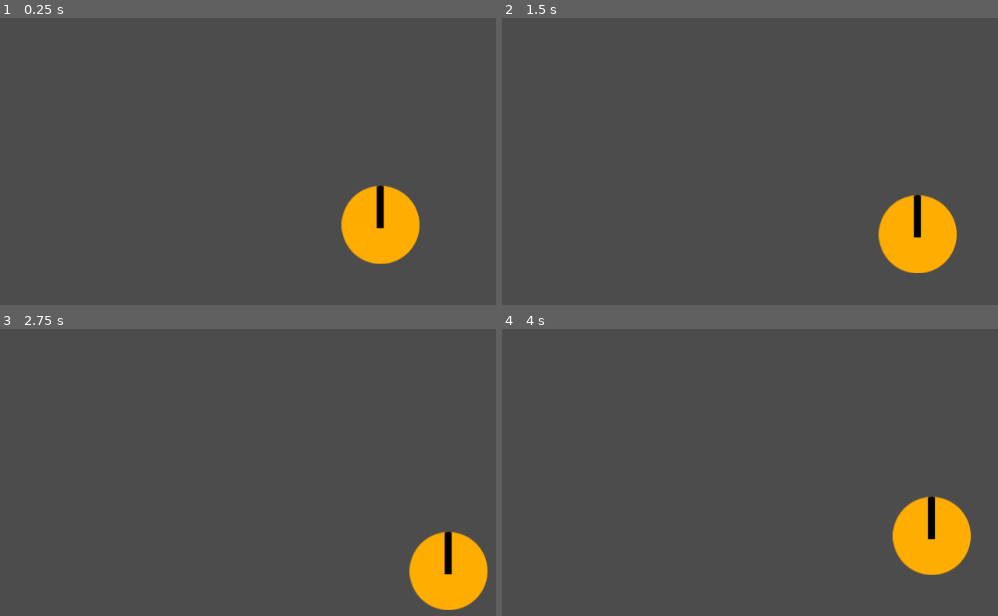
Above: before the commit, frames 1-4 (two rows, left to right).
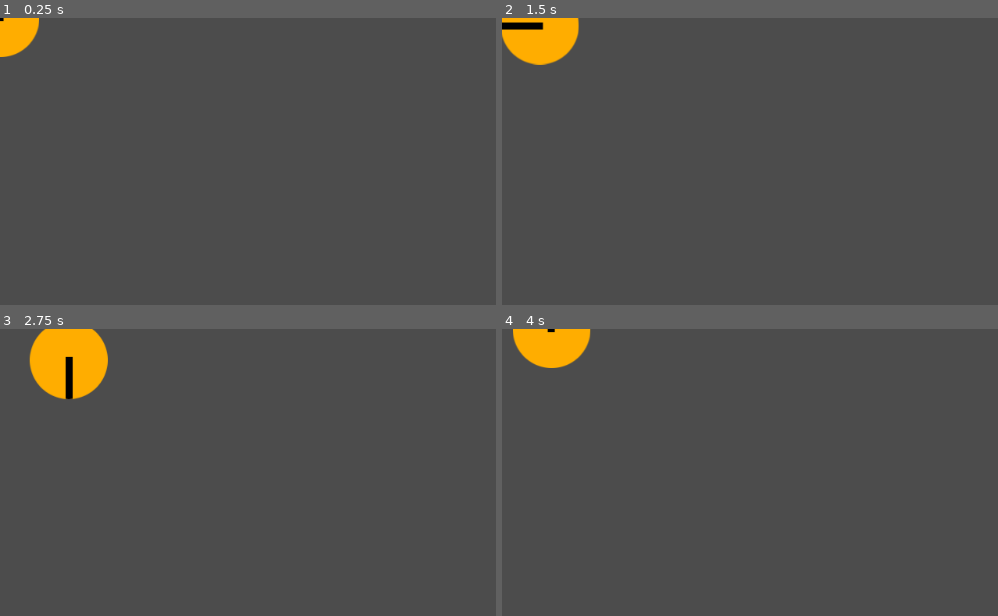
Above: after the commit, the same moments.

Repository: Charidan/Kleptochron
Game: Godot game, scene res://scenes/Character.tscn
The game is run twice, just before and just after one commit, with the same random seed, the same clock (stepped at 60 frames per second) and the same inputs.
Inputs:
- Up to frame 1 (0.25 s): no input
- Up to frame 2 (1.5 s): tap Enter at 0.5 s; hold Right (ui_right) 0.53-1.28 s; hold Down (ui_down) from 1.28 s (still down)
- Up to frame 3 (2.75 s): release Down (ui_down) at 2.03 s; hold Right (ui_right) from 2.03 s (still down)
- Up to frame 4 (4 s): release Right (ui_right) at 2.78 s; hold Up (ui_up) 2.78-3.53 s; hold Left (ui_left) from 3.53 s (still down)

The runs differ from the first frame. In frame 1, 4.3% of the frame differs, in the area x 0-85%, y 0-86%; in frame 2, 5.6%; in frame 3, 6.7%, in the area x 5-99%, y 0-98%; in frame 4, 5.2%.

Commit message:
Updated movement code. Imposed naming prefix on sprites.

Diff:
--- a/scenes/Character.tscn
+++ b/scenes/Character.tscn
@@ -1,7 +1,7 @@
 [gd_scene load_steps=4 format=2]
 
 [ext_resource path="res://scripts/Character.gd" type="Script" id=1]
-[ext_resource path="res://assets/character.png" type="Texture" id=2]
+[ext_resource path="res://assets/sprite_character.png" type="Texture" id=2]
 
 [sub_resource type="CircleShape2D" id=1]
 
@@ -10,6 +10,7 @@
 
 [node name="Character" type="Area2D" index="0"]
 
+position = Vector2( 0.788895, -2.52447 )
 input_pickable = true
 gravity_vec = Vector2( 0, 1 )
 gravity = 98.0
@@ -18,16 +19,16 @@
 audio_bus_override = false
 audio_bus_name = "Master"
 script = ExtResource( 1 )
-speed = 1
+_sections_unfolded = [ "Transform" ]
 
 [node name="CollisionShape2D" type="CollisionShape2D" parent="." index="0"]
 
-position = Vector2( 486.817, 265.427 )
+position = Vector2( -0.594818, 2.69116 )
 scale = Vector2( 0.997134, 1 )
 shape = SubResource( 1 )
 
-[node name="character" type="Sprite" parent="." index="1"]
+[node name="sprite_character" type="Sprite" parent="." index="1"]
 
-position = Vector2( 487.168, 265.362 )
+position = Vector2( -0.243807, 2.62616 )
 scale = Vector2( 0.997134, 1 )
 texture = ExtResource( 2 )
--- a/scripts/Character.gd
+++ b/scripts/Character.gd
@@ -1,16 +1,17 @@
 extends Area2D
 signal hit
 
-export (int) var speed = 1
-var screensize
+#export (int)
+var speed = 1
 
-func _ready():
-	screensize = get_viewport_rect().size
+var rotation_dir = 0
+
+#func _ready():
 
 func _physics_process(delta):
+	var velocity = Vector2()
 	#Change the below to not use ui input at some point
 	#TODO: Change this later
-	var velocity = Vector2()
 	if Input.is_action_pressed("ui_right"):
 		velocity.x += 1
 	if Input.is_action_pressed("ui_left"):
@@ -21,6 +22,7 @@
 		velocity.y -= 1
 	if velocity.length() > 0:
 		velocity = velocity.normalized() * speed
+		look_at(position - velocity)
 	position += velocity
 
 func _on_Character_body_entered(body):
Renamed: assets/character.png -> assets/sprite_character.png
Not shown, changed: assets/sprite_character.png.import
Renamed: assets/wall.png -> assets/sprite_wall.png
Not shown, changed: assets/sprite_wall.png.import
